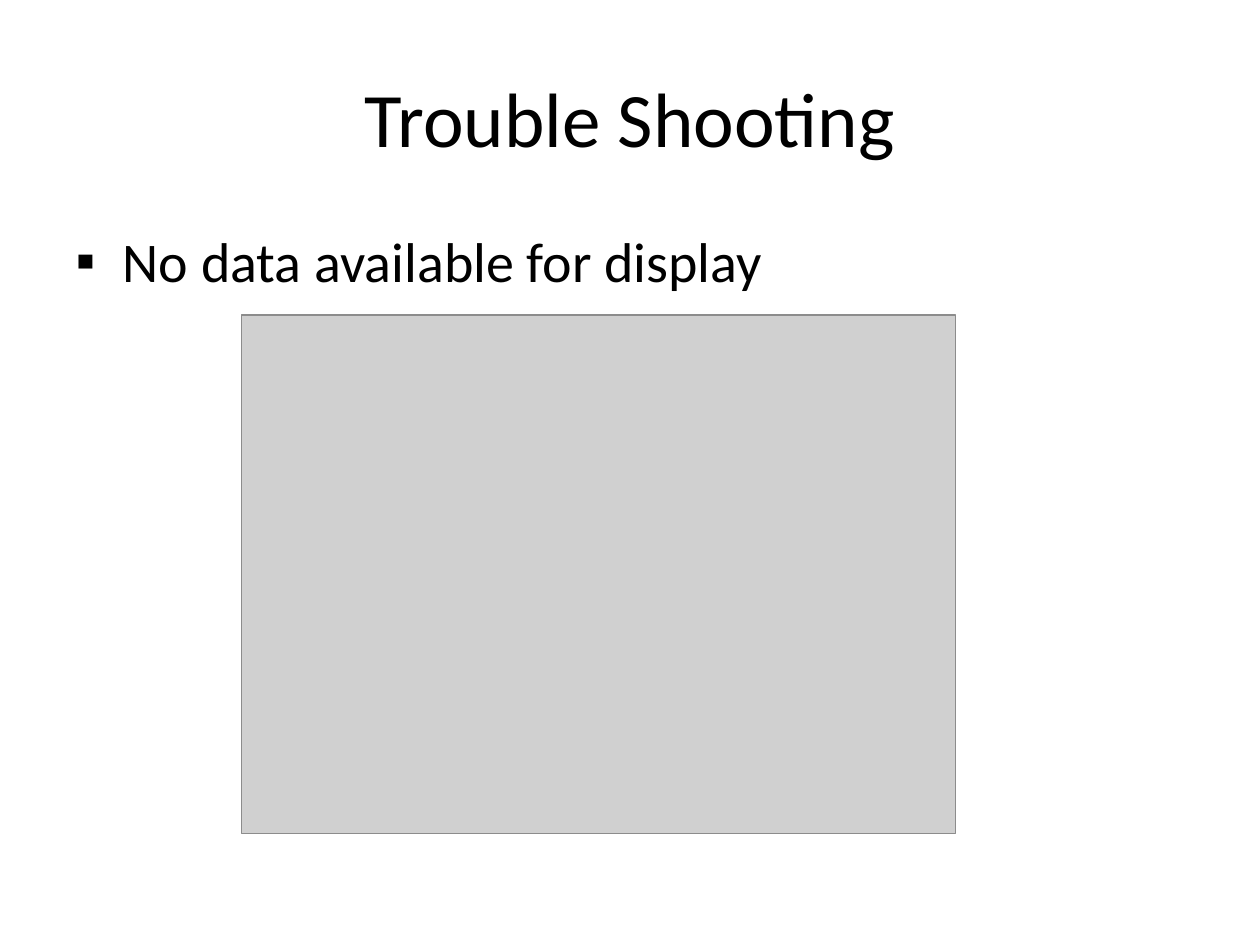
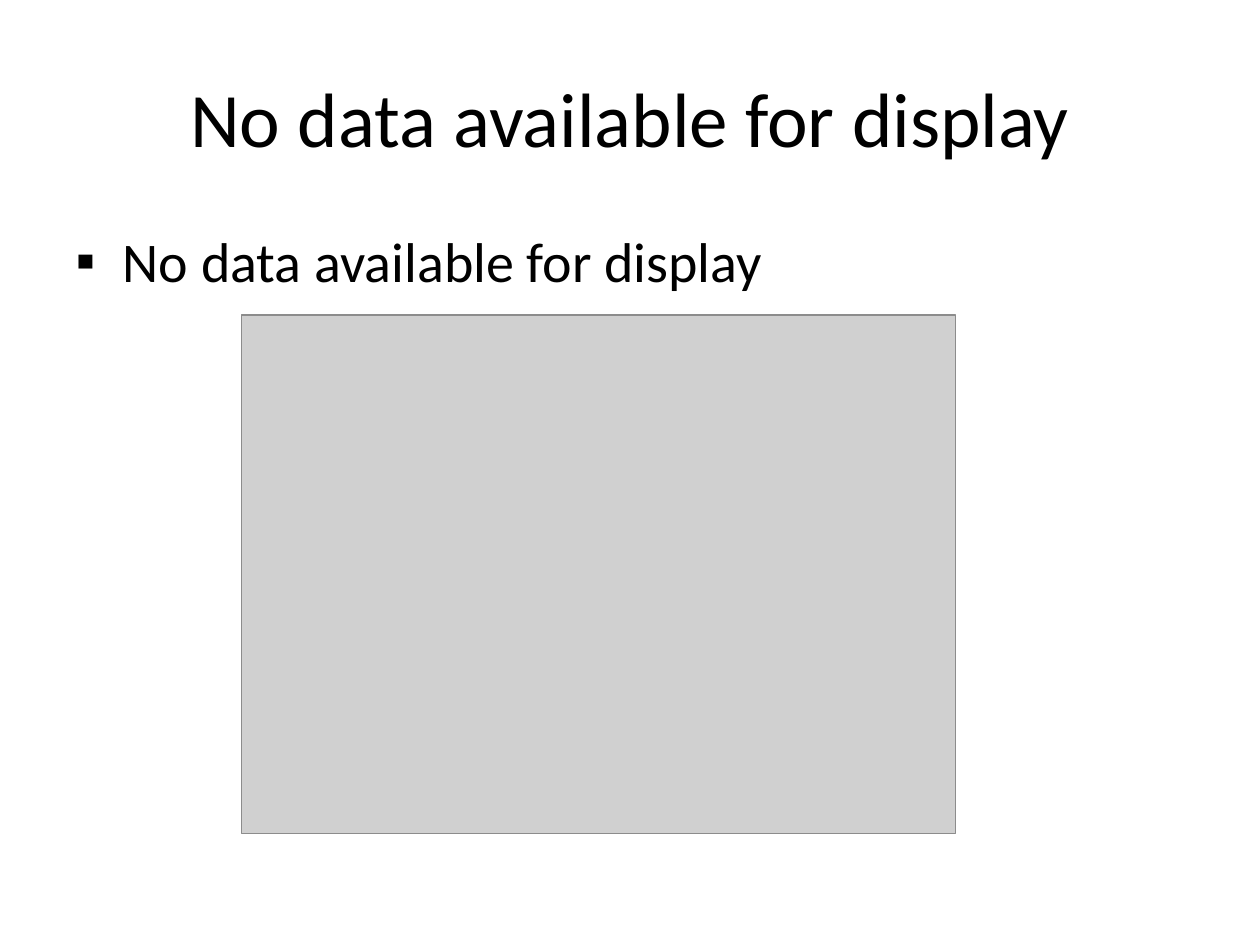
Before and after one commit to wsgan001/asegrp, a slide deck: slide 31 of papers/DRCPA/docs/PerfTest - Profiling.pptx (slide 27 before the commit). Drawn at 1260x945 pixels with LibreOffice and Linux fonts; fonts in the diff are those of the drawing; grey boxes stand for pictures. Boxes give left, top, right and bottom in pixels: in the first picture for what was removed or moved away, otherwise in the second. Text is boxed around its words. In the diff, an @@ line names an element or a change of style, - is before the commit and + after.

```diff
--- a/papers/DRCPA/docs/PerfTest - Profiling.pptx
+++ b/papers/DRCPA/docs/PerfTest - Profiling.pptx
@@ title at <box>190,93,1068,160</box>: text changed @@
-Trouble Shooting
+No data available for display
```
Also in this commit, not shown: 6 other slides changed, 5 slides added, 2 slides removed, 3 other files.
